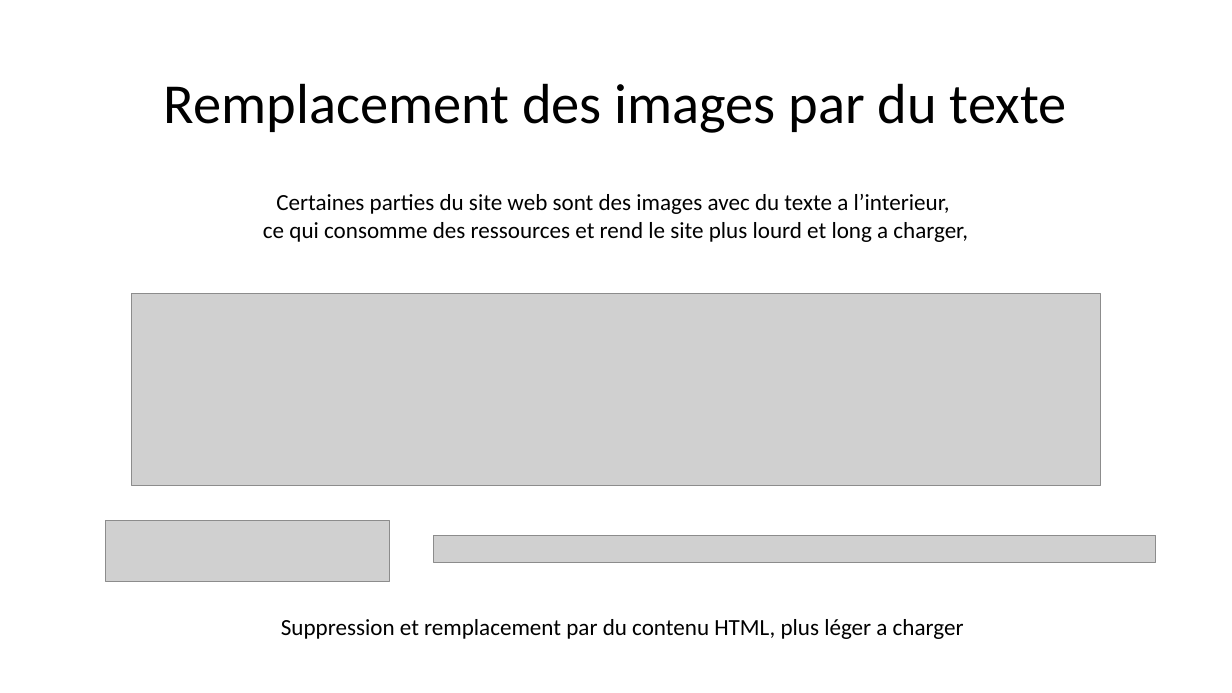
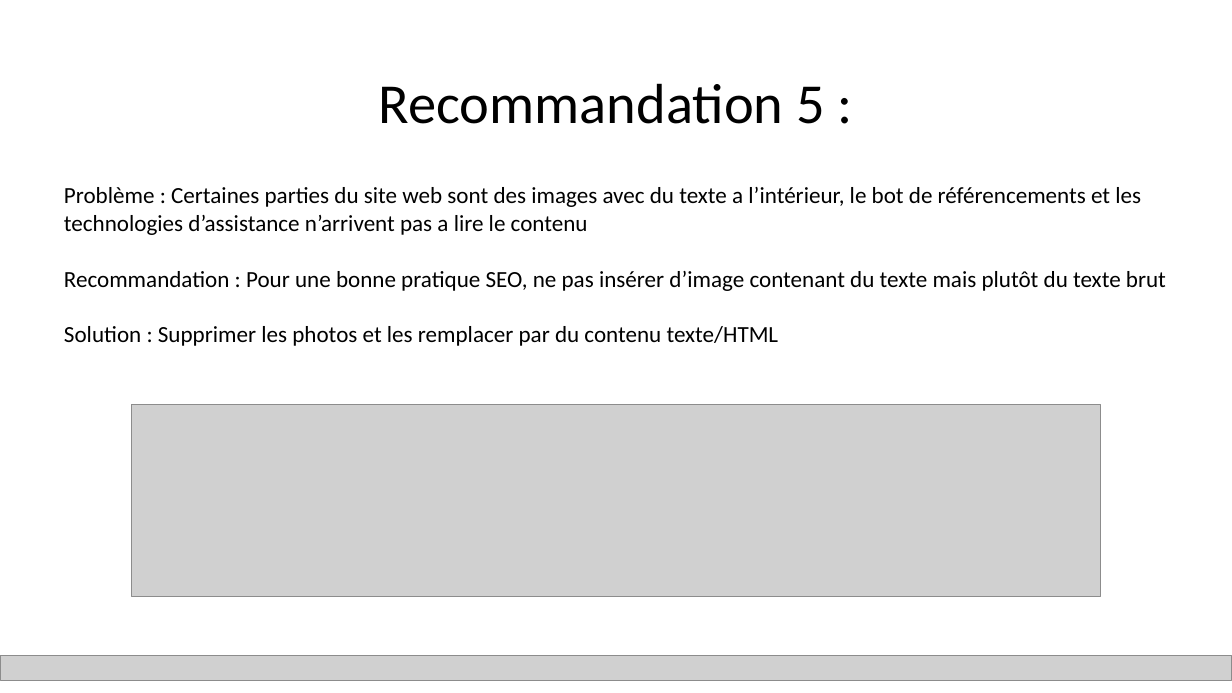
Before and after one commit to Nono-Le-Robot/TP04_Optimisez_un_site_web_existant, a slide deck: slide 9 of Ressources/Soutenance projet 04.pptx (slide 6 before the commit). Drawn at 1232x693 pixels with LibreOffice and Linux fonts; fonts in the diff are those of the drawing; grey boxes stand for pictures. Boxes give left, top, right and bottom in pixels: in the first picture for what was removed or moved away, otherwise in the second. Text is boxed around its words. In the diff, an @@ line names an element or a change of style, - is before the commit and + after.

```diff
--- a/Ressources/Soutenance projet 04.pptx
+++ b/Ressources/Soutenance projet 04.pptx
@@ title at (x1=379, y1=83, x2=825, y2=124): text changed @@
-Remplacement des images par du texte
+Recommandation 5 :
@@ text at (x1=64, y1=187, x2=1166, y2=346): text changed @@
-Certaines parties du site web sont des images avec du texte a l’interieur,
-ce qui consomme des ressources et rend le site plus lourd et long a charger,
+Problème : Certaines parties du site web sont des images avec du texte a l’intérieur, le bot de référencements et les technologies d’assistance n’arrivent pas a lire le contenu
+Recommandation : Pour une bonne pratique SEO, ne pas insérer d’image contenant du texte mais plutôt du texte brut
+Solution : Supprimer les photos et les remplacer par du contenu texte/HTML
@@ picture moved from (x1=131, y1=294, x2=1101, y2=485) to (x1=131, y1=405, x2=1101, y2=596) @@
@@ picture removed at (x1=105, y1=520, x2=390, y2=581) @@
@@ picture removed at (x1=434, y1=535, x2=1156, y2=562) @@
@@ text removed at (x1=281, y1=619, x2=964, y2=639) @@
-Suppression et remplacement par du contenu HTML, plus léger a charger
@@ picture added at (x1=0, y1=655, x2=1232, y2=680) @@
```
Also in this commit, not shown: 3 other slides changed, 20 slides added, 5 slides removed, 14 other files.
